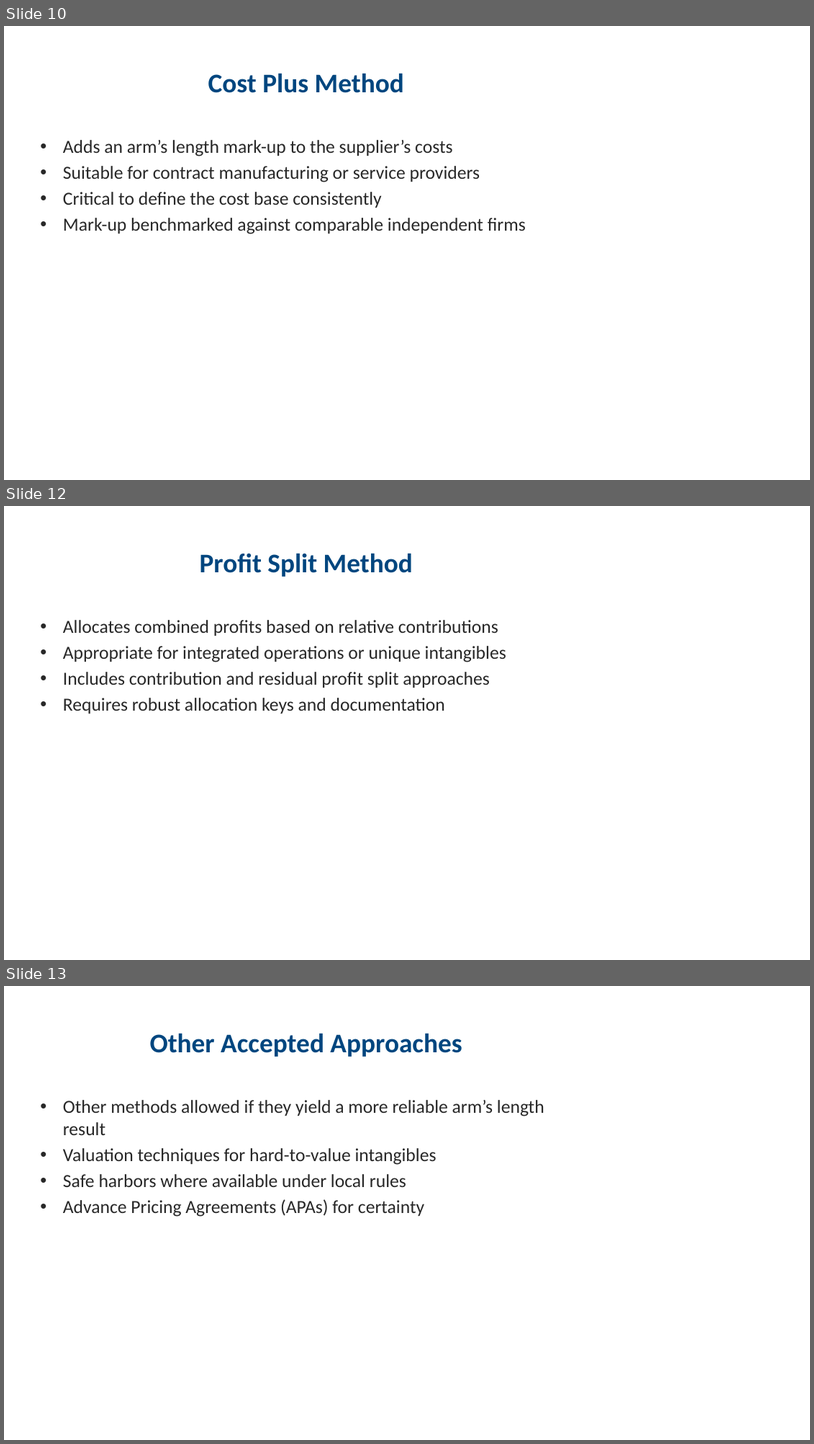
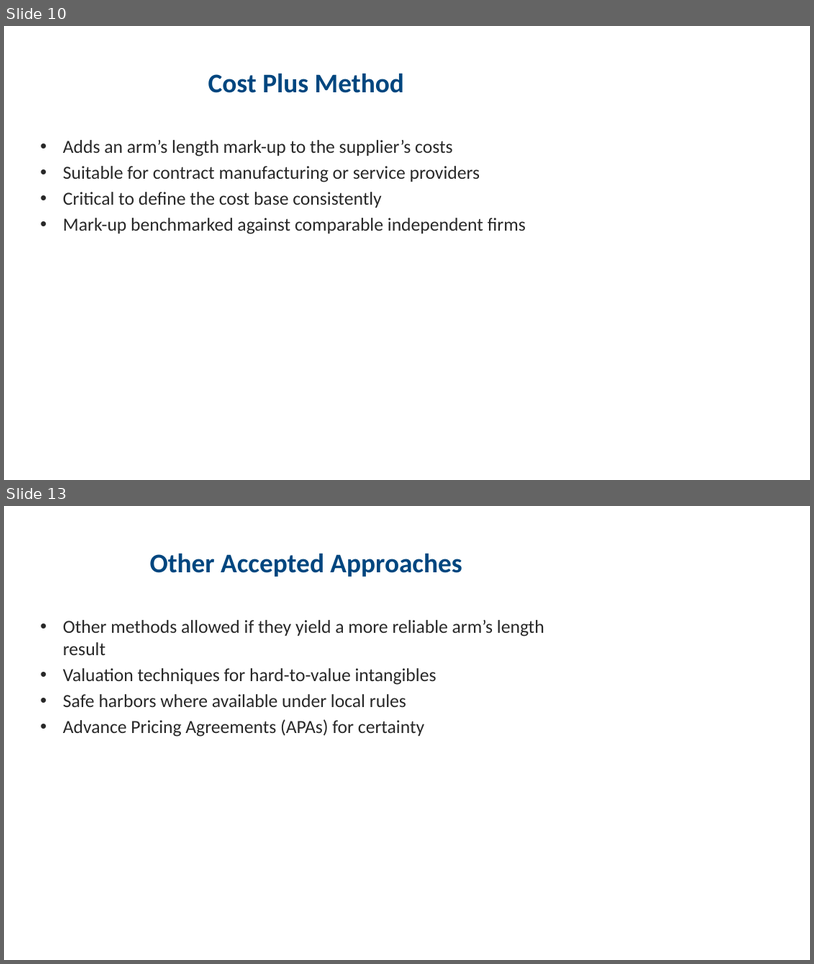
Before and after one commit to aniket-kanani-3107/aniket-kanani-3107.github.io, a slide deck: transfer-pricing-methods.pptx. Shown one above the other, each under a label of ours: slides 10, 12 and 13 before the commit, slides 10 and 13 after it; the slides between them are not shown. The pictures are 814x1444 and 814x964 pixels, drawn with LibreOffice and Linux fonts; fonts in the diff are those of the drawing. Boxes give left, top, right and bottom in pixels: in the first picture for what was removed or moved away, otherwise in the second. Text is boxed around its words. In the diff, an @@ line names an element or a change of style, - is before the commit and + after.

```diff
--- a/transfer-pricing-methods.pptx
+++ b/transfer-pricing-methods.pptx
@@ slide 12 removed at (4,506,810,960), background #FFFFFF @@
@@ title removed at (200,553,413,577) @@
-Profit Split Method
@@ text removed at (63,620,507,713) @@
-• Allocates combined profits based on relative contributions
-• Appropriate for integrated operations or unique intangibles
-• Includes contribution and residual profit split approaches
-• Requires robust allocation keys and documentation
```
Also in this commit, not shown: 2 slides changed, 3 slides added, 2 other slides removed.
